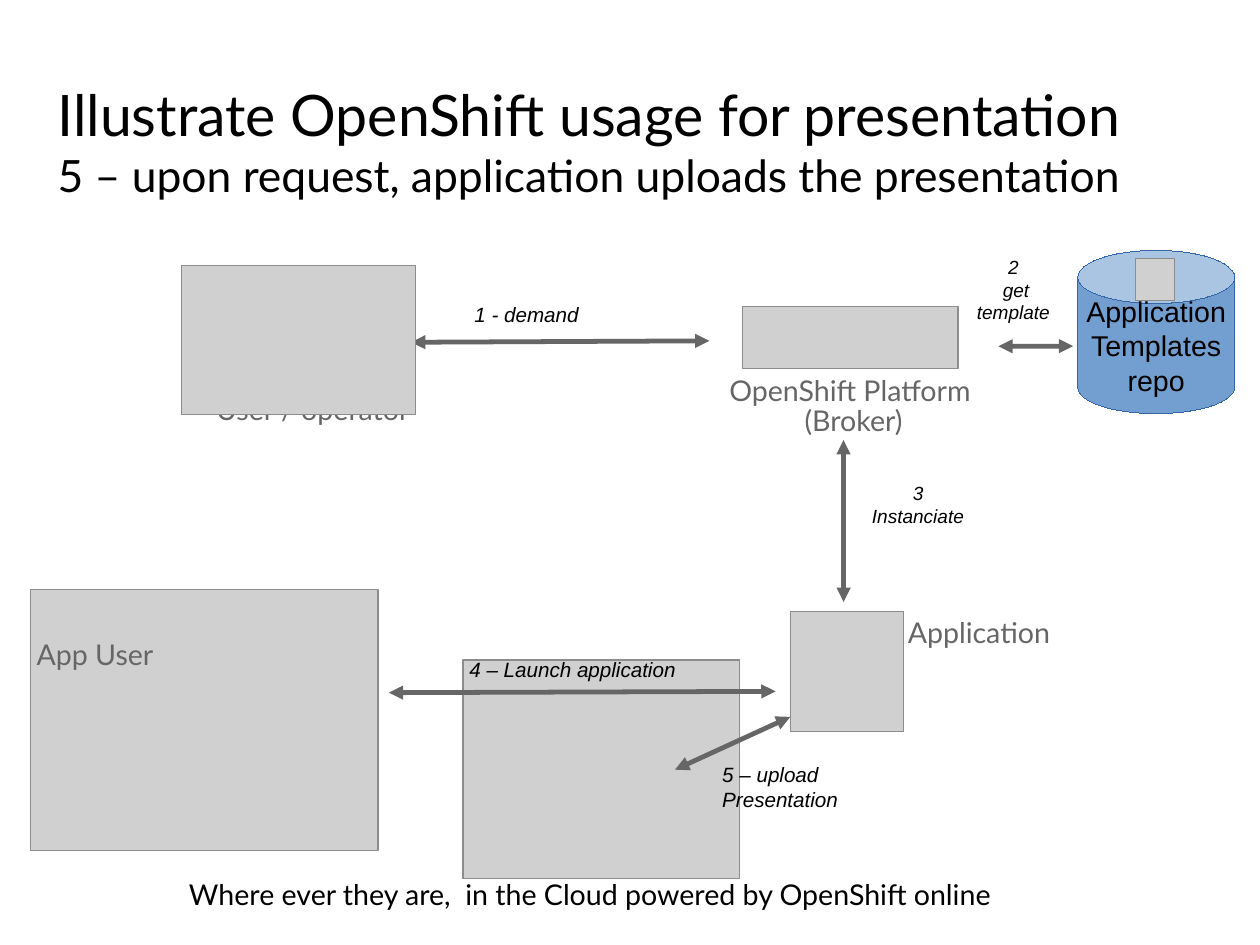
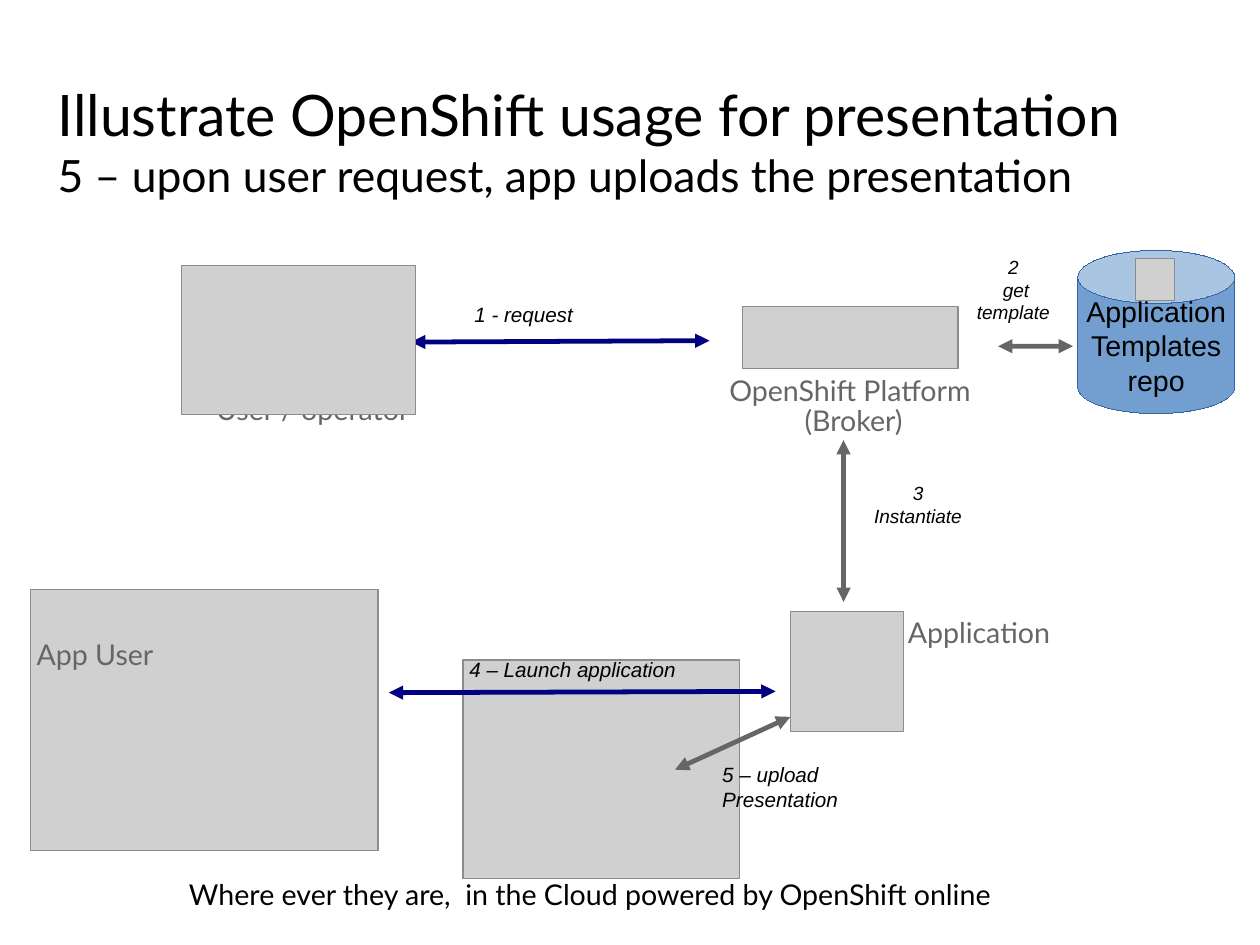
Before and after one commit to lucpierson/PHP-prz, a slide deck: slide 5 of illustrate.odp. Drawn at 1260x945 pixels with LibreOffice and Linux fonts; fonts in the diff are those of the drawing; grey boxes stand for pictures; background and template pictures are left out. Boxes give left, top, right and bottom in pixels: in the first picture for what was removed or moved away, otherwise in the second. Text is boxed around its words. In the diff, an @@ line names an element or a change of style, - is before the commit and + after.

```diff
--- a/illustrate.odp
+++ b/illustrate.odp
@@ text at (x1=58, y1=159, x2=1072, y2=200): text changed @@
-5 – upon request, application uploads the presentation
+5 – upon user request, app uploads the presentation
@@ text at (x1=474, y1=307, x2=573, y2=327): text changed @@
-1 - demand
+1 - request
@@ double arrow (412, 342) - (710, 341): stroke #666666 3 pt to #000080 3 pt @@
@@ text at (x1=874, y1=509, x2=962, y2=524): text changed @@
-Instanciate
+Instantiate
@@ double arrow (776, 692) - (389, 693): stroke #666666 3 pt to #000080 3 pt @@
```
Also in this commit, not shown: 6 other slides changed, 2 other files.
